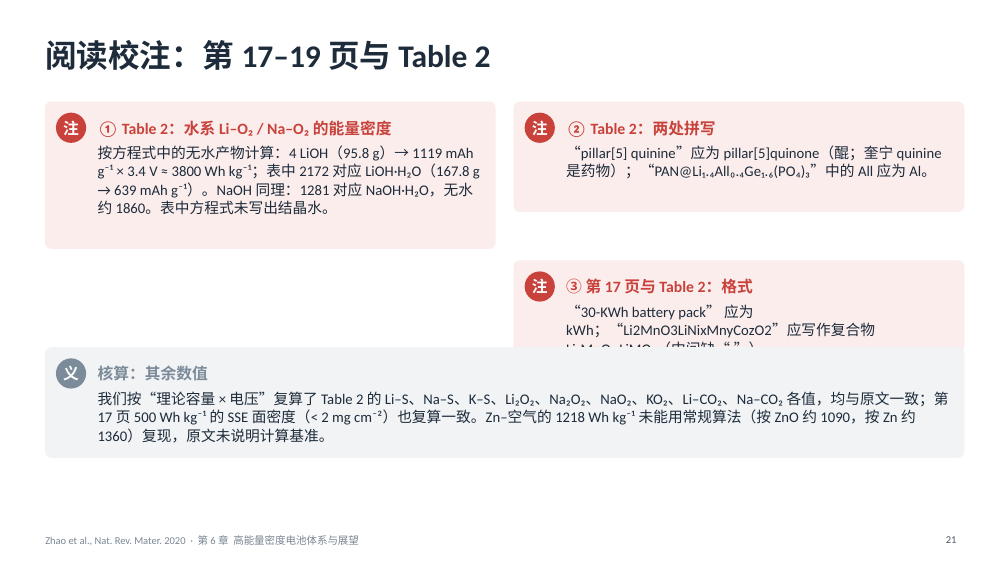
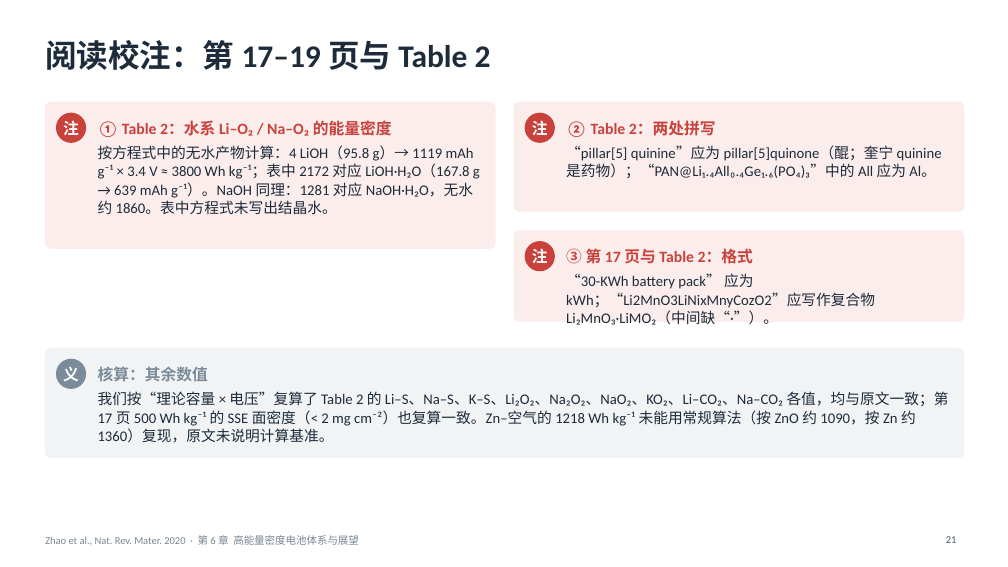
Before and after one commit to zhaoyuw44-lang/Trash, a slide deck: slide 21 of slides/decks/zhao2020/zhao2020_ch6.pptx. Drawn at 1008x567 pixels with LibreOffice and Linux fonts; fonts in the diff are those of the drawing. Boxes give left, top, right and bottom in pixels: in the first picture for what was removed or moved away, otherwise in the second. Text is boxed around its words. In the diff, an @@ line names an element or a change of style, - is before the commit and + after.

```diff
--- a/slides/decks/zhao2020/zhao2020_ch6.pptx
+++ b/slides/decks/zhao2020/zhao2020_ch6.pptx
@@ 2 texts, 1 ellipse, 1 rounded rectangle: place and size @@
-2 texts, 1 ellipse, 1 rounded rectangle at (514,261,964,352)
+2 texts, 1 ellipse, 1 rounded rectangle at (514,231,964,325)
```
Also in this commit, not shown: 2 other slides changed, 8 other files.
